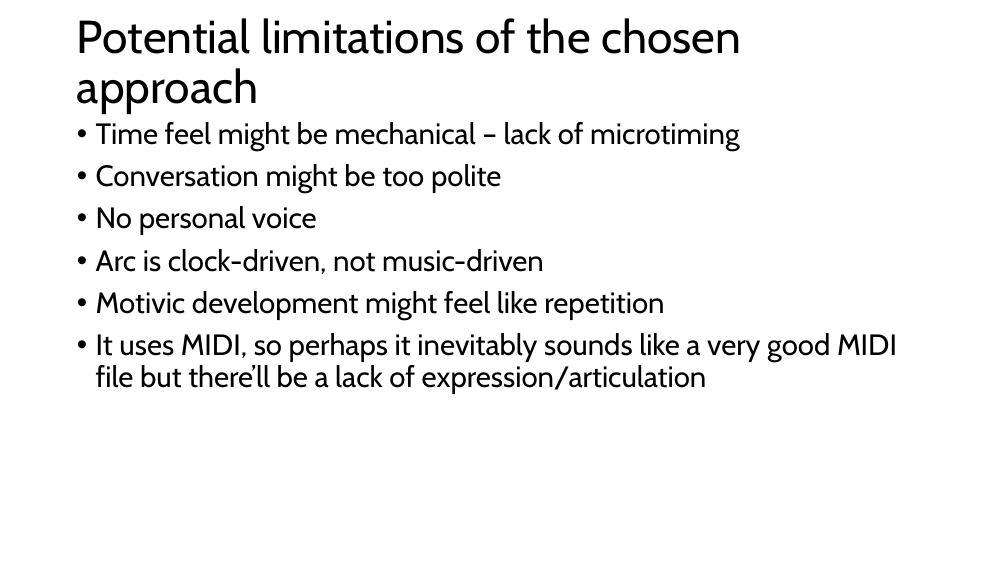
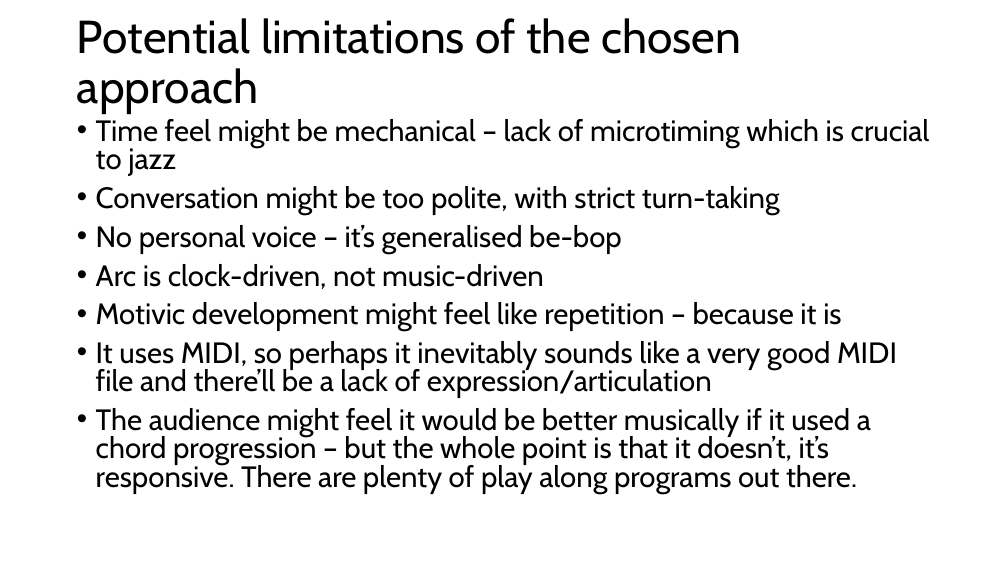
Before and after one commit to davidderoure/wolfson, a slide deck: slide 9 of docs/wolfson.pptx (slide 8 before the commit). Drawn at 1008x567 pixels with LibreOffice and Linux fonts; fonts in the diff are those of the drawing. Boxes give left, top, right and bottom in pixels: in the first picture for what was removed or moved away, otherwise in the second. Text is boxed around its words. In the diff, an @@ line names an element or a change of style, - is before the commit and + after.

```diff
--- a/docs/wolfson.pptx
+++ b/docs/wolfson.pptx
@@ text at (96,119,930,254): text changed @@
-• Time feel might be mechanical – lack of microtiming
-• Conversation might be too polite
-• No personal voice
+• Time feel might be mechanical – lack of microtiming which is crucial to jazz
+• Conversation might be too polite, with strict turn-taking
+• No personal voice – it’s generalised be-bop
@@ text at (96,264,544,289): line spacing 0.9 to 0.8 @@
@@ text at (96,302,897,494): text changed @@
-• Motivic development might feel like repetition
-• It uses MIDI, so perhaps it inevitably sounds like a very good MIDI file but there’ll be a lack of expression/articulation
+• Motivic development might feel like repetition – because it is
+• It uses MIDI, so perhaps it inevitably sounds like a very good MIDI file and there’ll be a lack of expression/articulation
+• The audience might feel it would be better musically if it used a chord progression – but the whole point is that it doesn’t, it’s responsive. There are plenty of play along programs out there.
```
Also in this commit, not shown: 1 slide added, 1 other file.
